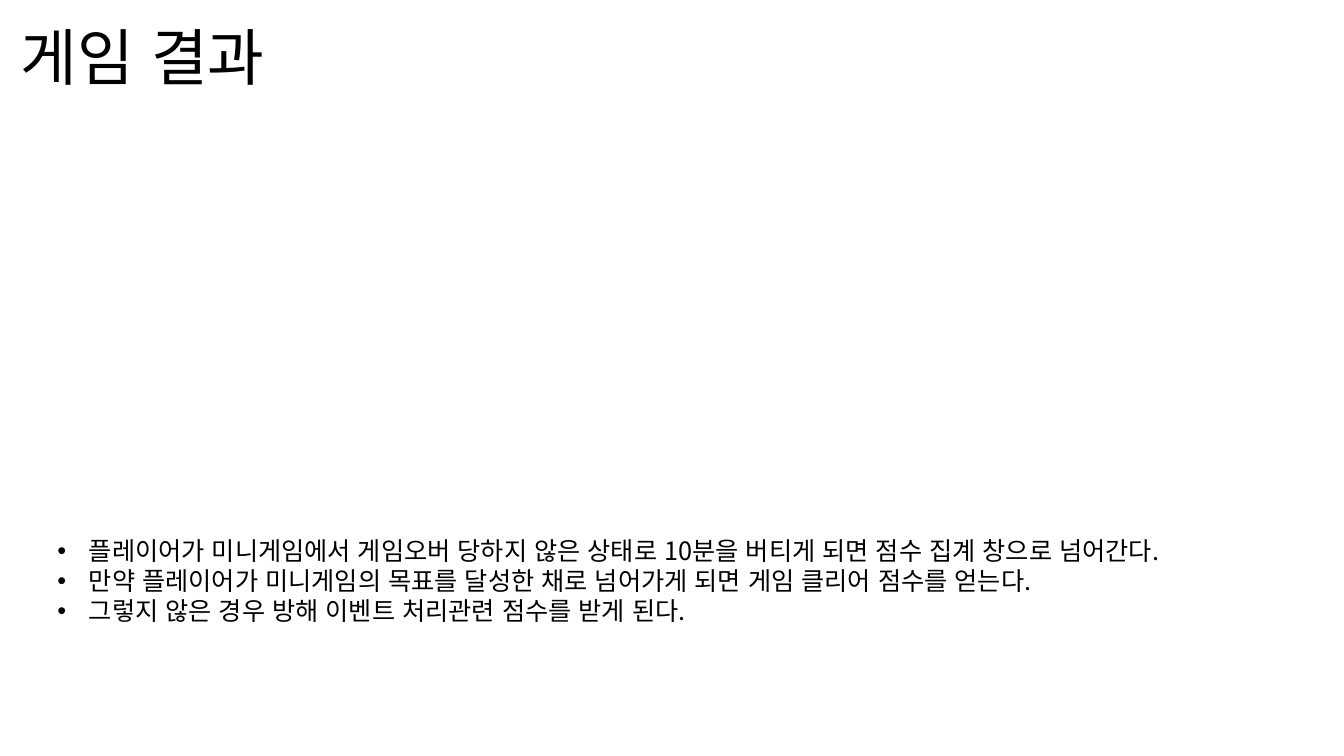
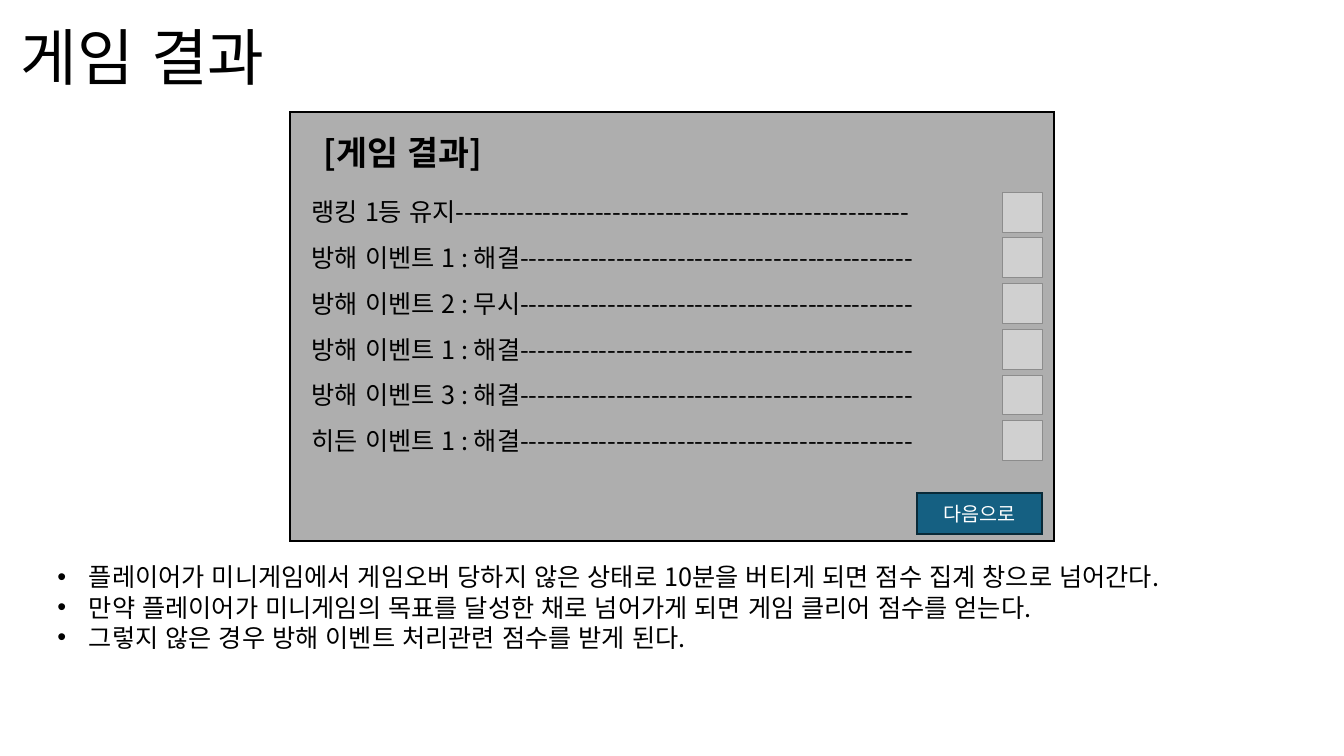
Before and after one commit to weariness00/Mandle_10Minute_Game, a slide deck: slide 10 of document/Please Leave me alone!.pptx. Drawn at 1344x756 pixels with LibreOffice and Linux fonts; fonts in the diff are those of the drawing; grey boxes stand for pictures. Boxes give left, top, right and bottom in pixels: in the first picture for what was removed or moved away, otherwise in the second. Text is boxed around its words. In the diff, an @@ line names an element or a change of style, - is before the commit and + after.

```diff
--- a/document/Please Leave me alone!.pptx
+++ b/document/Please Leave me alone!.pptx
@@ rectangle added at <box>290,112,1055,541</box>, fill #AEAEAE, outline #000000 1.5 pt @@
@@ text added at <box>324,137,483,171</box>, 24 pt, text #000000, bold @@
+[게임 결과]
@@ text added at <box>312,200,909,223</box>, 18 pt, text #000000 @@
+랭킹 1등 유지----------------------------------------------------
@@ picture added at <box>1003,193,1043,232</box> @@
@@ picture added at <box>1003,238,1043,277</box> @@
@@ text added at <box>312,246,913,269</box>, 18 pt, text #000000 @@
+방해 이벤트 1 : 해결---------------------------------------------
@@ text added at <box>312,292,913,315</box>, 18 pt, text #000000 @@
+방해 이벤트 2 : 무시---------------------------------------------
@@ picture added at <box>1003,283,1043,323</box> @@
@@ text added at <box>312,338,913,361</box>, 18 pt, text #000000 @@
+방해 이벤트 1 : 해결---------------------------------------------
@@ picture added at <box>1003,330,1043,369</box> @@
@@ text added at <box>312,383,913,406</box>, 18 pt, text #000000 @@
+방해 이벤트 3 : 해결---------------------------------------------
@@ picture added at <box>1003,375,1043,414</box> @@
@@ text added at <box>312,429,913,452</box>, 18 pt, text #000000 @@
+히든 이벤트 1 : 해결---------------------------------------------
@@ picture added at <box>1003,421,1043,461</box> @@
@@ rectangle added at <box>918,493,1043,533</box>, fill #156082, outline #092A39 1.5 pt, 14 pt, text #FFFFFF @@
+다음으로
@@ text "플레이어가 미니게임에서 게임오버 당하지 않은 ...": place and size @@
-text "플레이어가 미니게임에서 게임오버 당하지 않은 ..." at <box>89,539,1159,622</box>
+text "플레이어가 미니게임에서 게임오버 당하지 않은 ..." at <box>89,565,1159,649</box>
```
Also in this commit, not shown: 1 other slide changed, 1 slide removed.
